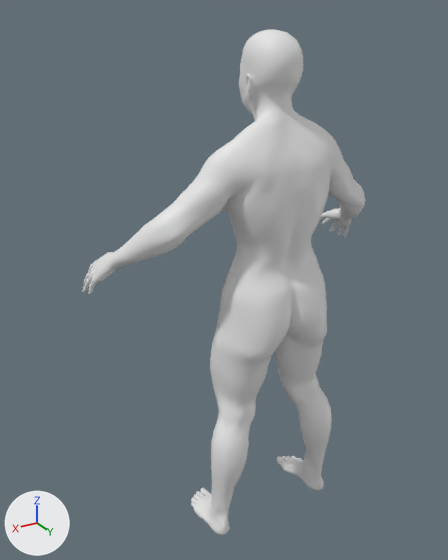
Renders of the glTF model game/assets/humans/dwarf_female_elder.glb from each side of a commit.
One viewpoint serves both versions: a 50 mm lens placed at (0.898, 1.205, 1.418), pointed at (0.069, -0.176, 0.728). Lighting does not change. The marker at lower left points along +X, +Y and +Z. The older version comes first. Materials are left out; every surface is plain grey. Vertices at exactly the same position are counted once.

Before the edit, the objects in view are built like this:
```python
me_mesh_0 = bpy.data.meshes.new('Mesh_0')
me_mesh_0.from_pydata(...)  # 13380 vertices, 26756 faces; spans x -0.445..0.445, y -0.33..0.079, z 0.001..1.384
ob_body = bpy.data.objects.new('Body', me_mesh_0)
ob_body.location = (0.0, 0.0, 0.0)
```
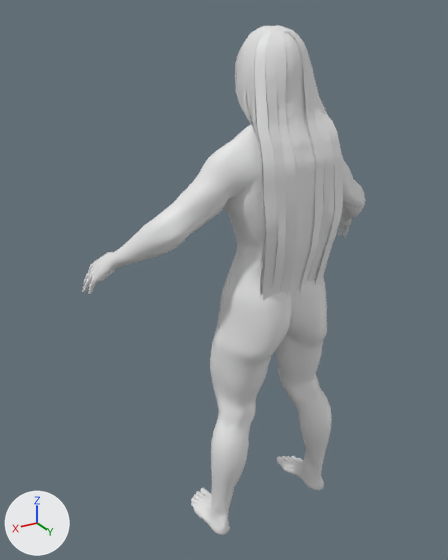
Where the change shows, as pixel boxes [x1, y1, x2, y2] in the pictures (448 x 560 px):
'Body', reshaped
    before: [82, 29, 366, 535]
    after: [82, 25, 366, 535]
part 1 of me_mesh_0, added
    after: [235, 25, 343, 301]

The change, as a diff of the scene's bpy script:
```diff
--- a/game/assets/humans/dwarf_female_elder.glb.py
+++ b/game/assets/humans/dwarf_female_elder.glb.py
@@ me_mesh_0 @@
 # used by ob_body; location = (0.0, 0.0, 0.0)
-me_mesh_0.from_pydata(...)  # 13380 vertices, 26756 faces; spans x -0.445..0.445, y -0.33..0.079, z 0.001..1.384
+me_mesh_0.from_pydata(...)  # 17088 vertices, 31596 faces; spans x -0.445..0.445, y -0.33..0.093, z 0.001..1.392
+# me_mesh_0 part 1: 3708 vertices added at x -0.117..0.117, y -0.161..0.093, z 0.751..1.392
```
